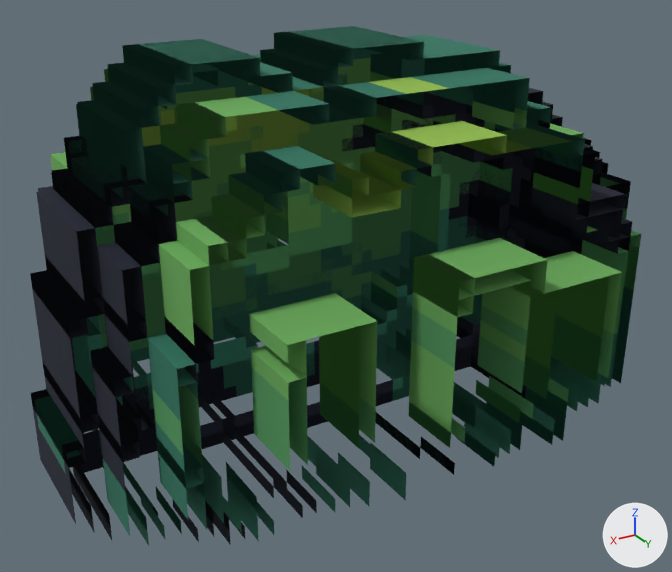
The glTF model balanca/public/voxel/deco/Bushe2.glb as it was, and as the next commit left it.
Before and after are seen from a 50 mm lens placed at (31.0, 50.4, 38.6), pointed at (0.9, 0.2, 13.5). Lighting does not change. The marker at lower right points along +X, +Y and +Z. The first picture is the older version. Where no turn or scale is listed for an object, it has been applied to the vertices. Vertices at exactly the same position are counted once.
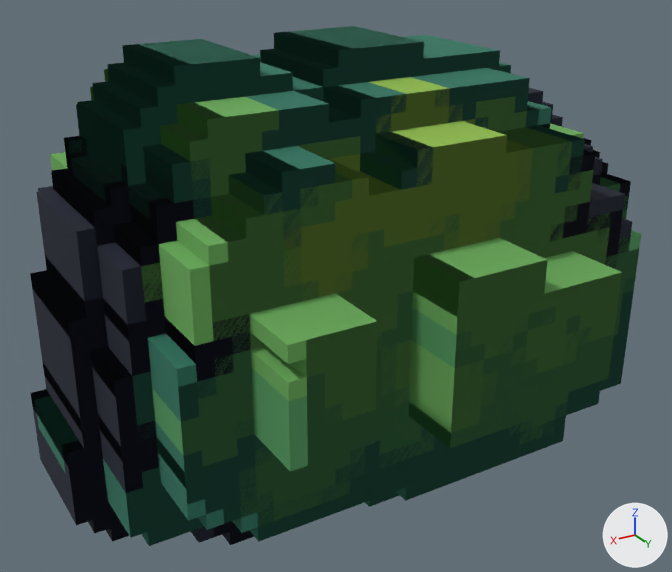
The change, as a diff of the scene's bpy script:
```diff
--- a/balanca/public/voxel/deco/Bushe2.glb.py
+++ b/balanca/public/voxel/deco/Bushe2.glb.py
@@ me_mesh_0 @@
 # used by ob_mesh_0; parent = ob_q0; location = (-42.0, 32.0, 0.0); scale = (0.00513, 0.00513, 0.00513)
-me_mesh_0.from_pydata(...)  # 1051 vertices, 1198 faces; spans x 0.0..16383.0, y -12482.0..0.0, z 0.0..11702.0
+me_mesh_0.from_pydata(...)  # 1360 vertices, 1724 faces; spans x 0.0..16383.0, y -12482.0..0.0, z 0.0..11702.0
+# me_mesh_0 part 1: 263 vertices added at x 780.0..16383.0, y -4681.0..-1560.0, z 0.0..10922.0
+# me_mesh_0 part 2: 38 vertices added at x 5461.0..9362.0, y 0.0, z 4291.0..7021.0
+# me_mesh_0 part 3: 8 vertices added at x 12092.0..12872.0, y 0.0, z 5461.0..7411.0
 me_mesh_0.materials.append(mat_paleta)
@@ me_mesh_1 @@
 # used by ob_mesh_1; location = (-21.0, 16.0, 0.0)
-me_mesh_1.from_pydata(...)  # 1065 vertices, 1208 faces; spans x 0.0..42.0, y -32.0..0.0, z 0.0..30.0
+me_mesh_1.from_pydata(...)  # 1372 vertices, 1736 faces; spans x 0.0..42.0, y -32.0..0.0, z 0.0..30.0
+# me_mesh_1 part 4: 261 vertices added at x 2.0..42.0, y -12.0..-4.0, z 0.0..28.0
+# me_mesh_1 part 5: 38 vertices added at x 14.0..24.0, y 0.0, z 11.0..18.0
+# me_mesh_1 part 6: 8 vertices added at x 31.0..33.0, y 0.0, z 14.0..19.0
 me_mesh_1.materials.append(mat_paleta)
@@ me_mesh_2 @@
 # used by ob_mesh_2; location = (-21.0, 16.0, 0.0)
-me_mesh_2.from_pydata(...)  # 1050 vertices, 1192 faces; spans x 0.0..42.0, y -32.0..0.0, z 0.0..30.0
+me_mesh_2.from_pydata(...)  # 1378 vertices, 1732 faces; spans x 0.0..42.0, y -32.0..0.0, z 0.0..30.0
+# me_mesh_2 part 7: 282 vertices added at x 2.0..42.0, y -12.0..-4.0, z 0.0..28.0
+# me_mesh_2 part 8: 38 vertices added at x 14.0..24.0, y 0.0, z 11.0..18.0
+# other edits to the shape of me_mesh_2 do not show in these pictures
 me_mesh_2.materials.append(mat_paleta)
@@ me_mesh_3 @@
 # used by ob_mesh_3; location = (-21.0, 16.0, 0.0)
-me_mesh_3.from_pydata(...)  # 1132 vertices, 1272 faces; spans x 0.0..42.0, y -32.0..0.0, z 0.0..30.0
+me_mesh_3.from_pydata(...)  # 1430 vertices, 1820 faces; spans x 0.0..42.0, y -32.0..0.0, z 0.0..30.0
+# me_mesh_3 part 9: 268 vertices added at x 2.0..42.0, y -12.0..-4.0, z 0.0..27.0
+# me_mesh_3 part 10: 26 vertices added at x 18.0..24.0, y 0.0, z 11.0..18.0
+# me_mesh_3 part 11: 4 vertices added at x 32.0..33.0, y 0.0, z 14.0..19.0
 me_mesh_3.materials.append(mat_paleta)
@@ me_mesh_4 @@
 # used by ob_mesh_4; location = (-21.0, 16.0, 0.0)
-me_mesh_4.from_pydata(...)  # 1163 vertices, 1300 faces; spans x 0.0..42.0, y -32.0..0.0, z 0.0..30.0
+me_mesh_4.from_pydata(...)  # 1444 vertices, 1834 faces; spans x 0.0..42.0, y -32.0..0.0, z 0.0..30.0
+# me_mesh_4 part 12: 252 vertices added at x 2.0..42.0, y -12.0..-4.0, z 0.0..28.0
+# me_mesh_4 part 13: 22 vertices added at x 15.0..24.0, y 0.0, z 11.0..19.0
+# me_mesh_4 part 14: 7 vertices added at x 32.0..34.0, y 0.0, z 14.0..19.0
 me_mesh_4.materials.append(mat_paleta)
@@ me_mesh_5 @@
 # used by ob_mesh_5; location = (-21.0, 16.0, 0.0)
-me_mesh_5.from_pydata(...)  # 1061 vertices, 1208 faces; spans x 0.0..42.0, y -32.0..0.0, z 0.0..30.0
+me_mesh_5.from_pydata(...)  # 1358 vertices, 1730 faces; spans x 0.0..42.0, y -32.0..0.0, z 0.0..30.0
+# me_mesh_5 part 15: 258 vertices added at x 2.0..42.0, y -12.0..-4.0, z 0.0..28.0
+# me_mesh_5 part 16: 39 vertices added at x 14.0..24.0, y 0.0, z 11.0..18.0
 me_mesh_5.materials.append(mat_paleta)
```

Pixel boxes (x1, y1, x2, y2) of what changed, in the pictures (672 x 572 px):
'Mesh_4', reshaped: before (31, 33, 629, 543); after (36, 33, 629, 544)
'Mesh_0', reshaped (7% shorter): before (32, 26, 639, 545); after (36, 27, 622, 510)
'Mesh_3', reshaped: before (30, 32, 628, 539); after (30, 32, 627, 539)
'Mesh_0.002', reshaped: before (36, 27, 422, 510); after (32, 26, 639, 545)
'Mesh_1', reshaped: before (72, 52, 633, 471); after (69, 42, 639, 546)
'Mesh_2', reshaped (7% taller): before (31, 59, 641, 496); after (31, 65, 641, 534)
'Mesh_5', reshaped: before (68, 33, 638, 534); after (78, 33, 639, 541)
part 1 of me_mesh_0, added: after (69, 78, 639, 545)
part 2 of me_mesh_0, added (green): after (451, 273, 622, 431)
part 3 of me_mesh_0, added (green): after (306, 322, 377, 463)
part 4 of me_mesh_1, added: after (69, 78, 639, 546)
part 5 of me_mesh_1, added: after (451, 272, 622, 433)
part 6 of me_mesh_1, added (green): after (306, 321, 377, 429)
part 7 of me_mesh_2, added: after (80, 111, 641, 534)
part 8 of me_mesh_2, added: after (453, 281, 593, 417)
part 9 of me_mesh_3, added: after (67, 81, 627, 539)
part 10 of me_mesh_3, added (green): after (456, 264, 558, 423)
part 11 of me_mesh_3, added: after (308, 416, 356, 465)
part 12 of me_mesh_4, added: after (91, 80, 629, 543)
part 13 of me_mesh_4, added (green): after (452, 279, 597, 417)
part 14 of me_mesh_4, added (green): after (287, 331, 358, 471)
part 15 of me_mesh_5, added: after (128, 92, 639, 537)
part 16 of me_mesh_5, added: after (452, 282, 601, 417)
